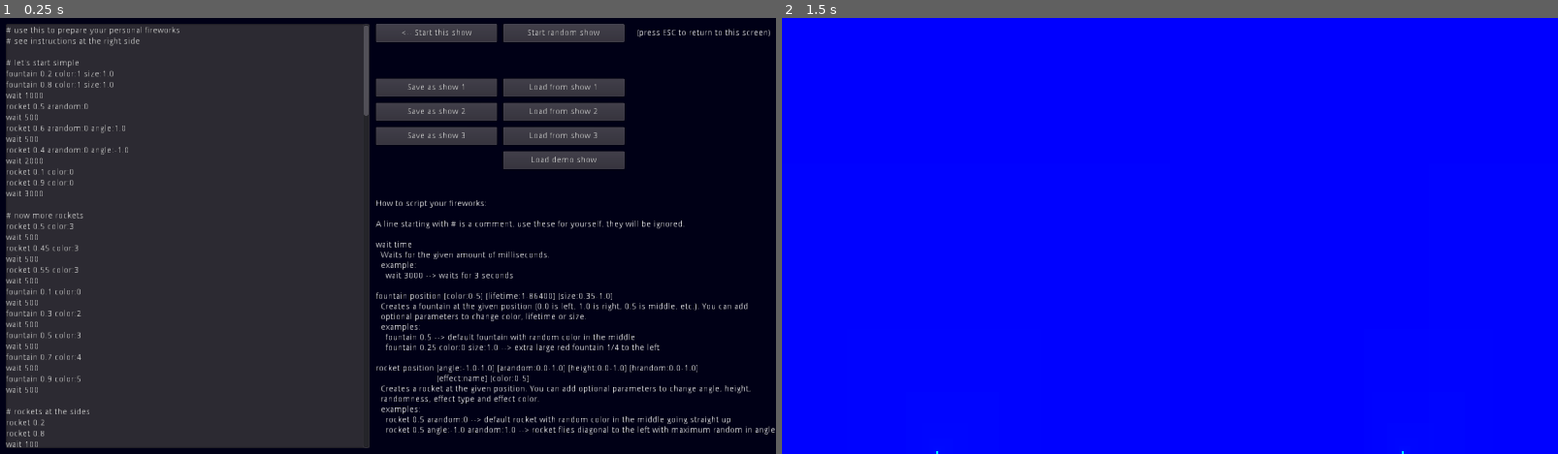
Above: before the commit, frames 1-2 (left to right).
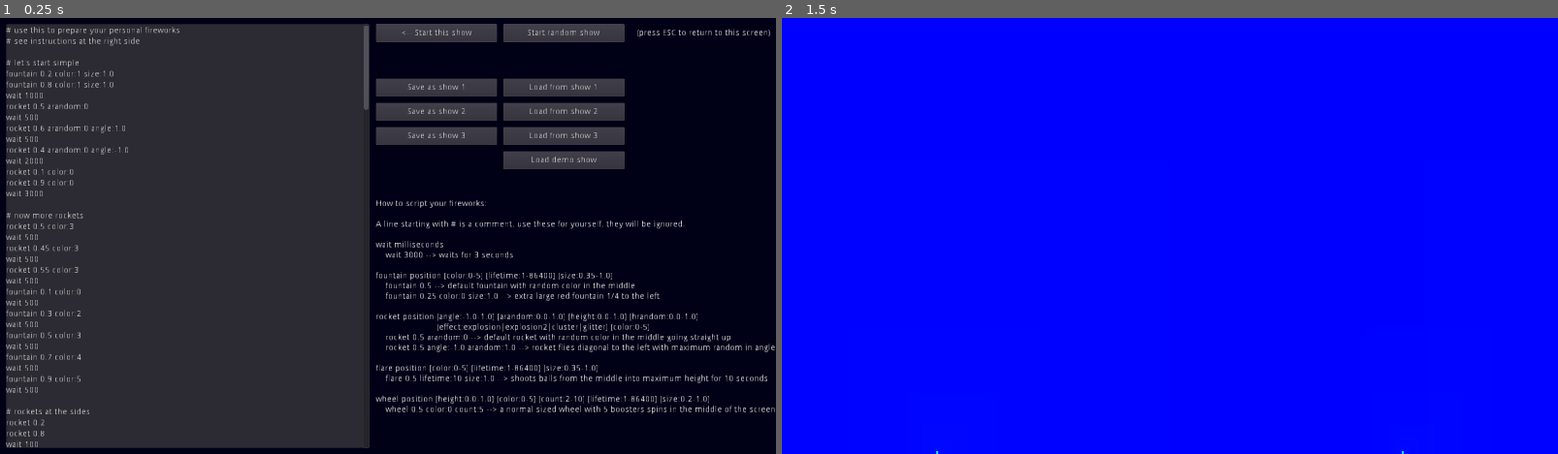
Above: after the commit, the same moments.

Repository: hinek/fireworks2020
Game: Godot game, scene res://SetupScreen.tscn
Same seed, same stepped clock (60 frames per second), same inputs: the game is played once before the commit and once after it.
Inputs:
- Up to frame 1 (0.25 s): no input
- Up to frame 2 (1.5 s): click "Load demo show" at 0.5 s; click "<-- Start this show" at 1.25 s

The runs differ from the first frame. In frame 1, 4.7% of the frame differs, in the area x 46-100%, y 20-96%; in frame 2, nothing differs.

Commit message:
Changed demo show and instructions for new effects

Diff:
--- a/game/SetupScreen.gd
+++ b/game/SetupScreen.gd
@@ -85,6 +85,12 @@
 rocket 0.6
 wait 3000
 
+# flares
+flare 0.2 lifetime:7
+flare 0.4 lifetime:7
+flare 0.6 lifetime:7
+flare 0.8 lifetime:7
+
 # rocket zig zag
 rocket 0.2
 wait 300
@@ -108,12 +114,20 @@
 wait 3000
 
 # big bang
-rocket 0.5
-wait 100
-rocket 0.5
-wait 100
-rocket 0.5
-wait 5000
+rocket 0.5 effect:cluster
+wait 3000
+rocket 0.5 effect:glitter
+wait 100
+rocket 0.75 effect:glitter
+wait 100
+rocket 0.25 effect:glitter
+wait 7000
+
+# wheels
+wheel 0.2 height:0.25 size:0.4 count:3 color:5
+wheel 0.4 height:0.25 size:0.6 count:5 color:4
+wheel 0.6 height:0.25 size:0.6 count:5 color:2
+wheel 0.8 height:0.25 size:0.4 count:3 color:0
 
 # surprise double zig zag
 rocket 0.1
--- a/game/SetupScreen.tscn
+++ b/game/SetupScreen.tscn
@@ -126,25 +126,24 @@
 
 A line starting with # is a comment, use these for yourself, they will be ignored.
 
-wait time
-  Waits for the given amount of milliseconds.
-  example:
+wait milliseconds
     wait 3000 --> waits for 3 seconds
 
 fountain position [color:0-5] [lifetime:1-86400] [size:0.35-1.0]
-  Creates a fountain at the given position (0.0 is left, 1.0 is right, 0.5 is middle, etc.). You can add
-  optional parameters to change color, lifetime or size.
-  examples:
     fountain 0.5 --> default fountain with random color in the middle
     fountain 0.25 color:0 size:1.0 --> extra large red fountain 1/4 to the left
 
 rocket position [angle:-1.0-1.0] [arandom:0.0-1.0] [height:0.0-1.0] [hrandom:0.0-1.0]
-                         [effect:name] [color:0-5]
-  Creates a rocket at the given position. You can add optional parameters to change angle, height,
-  randomness, effect type and effect color.
-  examples:
+                         [effect:explosion|explosion2|cluster|glitter] [color:0-5]
     rocket 0.5 arandom:0 --> default rocket with random color in the middle going straight up
-    rocket 0.5 angle:-1.0 arandom:1.0 --> rocket flies diagonal to the left with maximum random in angle"
+    rocket 0.5 angle:-1.0 arandom:1.0 --> rocket flies diagonal to the left with maximum random in angle
+
+flare position [color:0-5] [lifetime:1-86400] [size:0.35-1.0]
+    flare 0.5 lifetime:10 size:1.0 --> shoots balls from the middle into maximum height for 10 seconds
+
+wheel position [height:0.0-1.0] [color:0-5] [count:2-10] [lifetime:1-86400] [size:0.2-1.0]
+    wheel 0.5 color:0 count:5 --> a normal sized wheel with 5 boosters spins in the middle of the screen
+"
 __meta__ = {
 "_edit_use_anchors_": false
 }
Not shown, changed: releases/itch.io/index.pck
Not shown, changed: releases/itch.io/itch.io.zip
Not shown, changed: releases/win/Fireworks2020.pck
Not shown, changed: releases/win/fireworks-2020-win.zip
